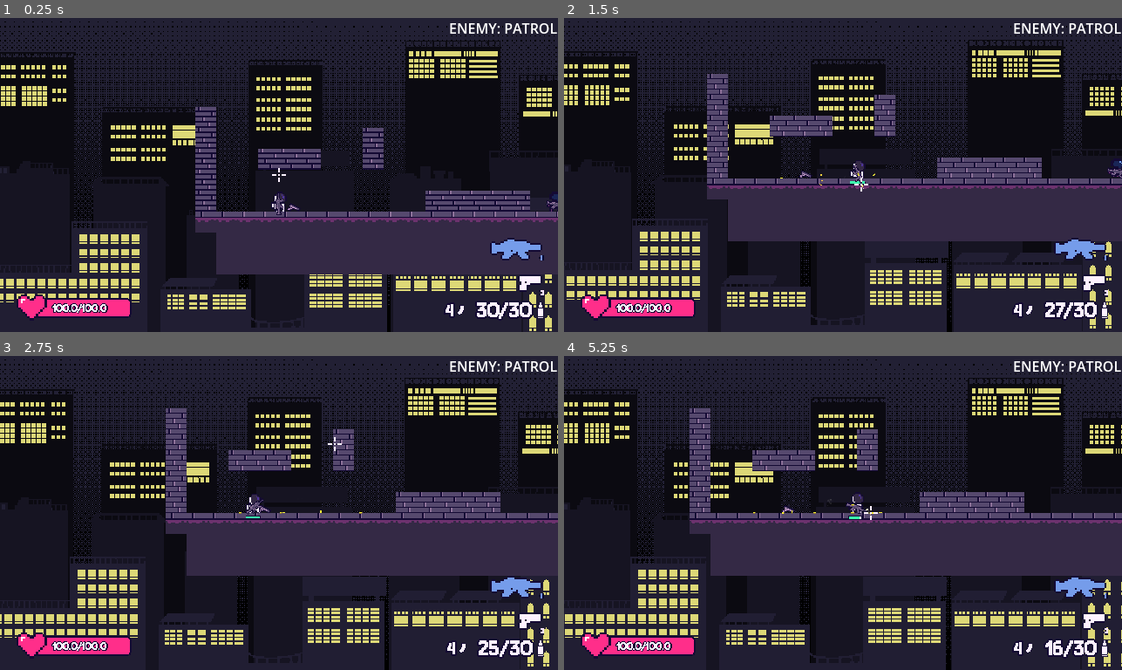
Above: before the commit, frames 1-4 (two rows, left to right).
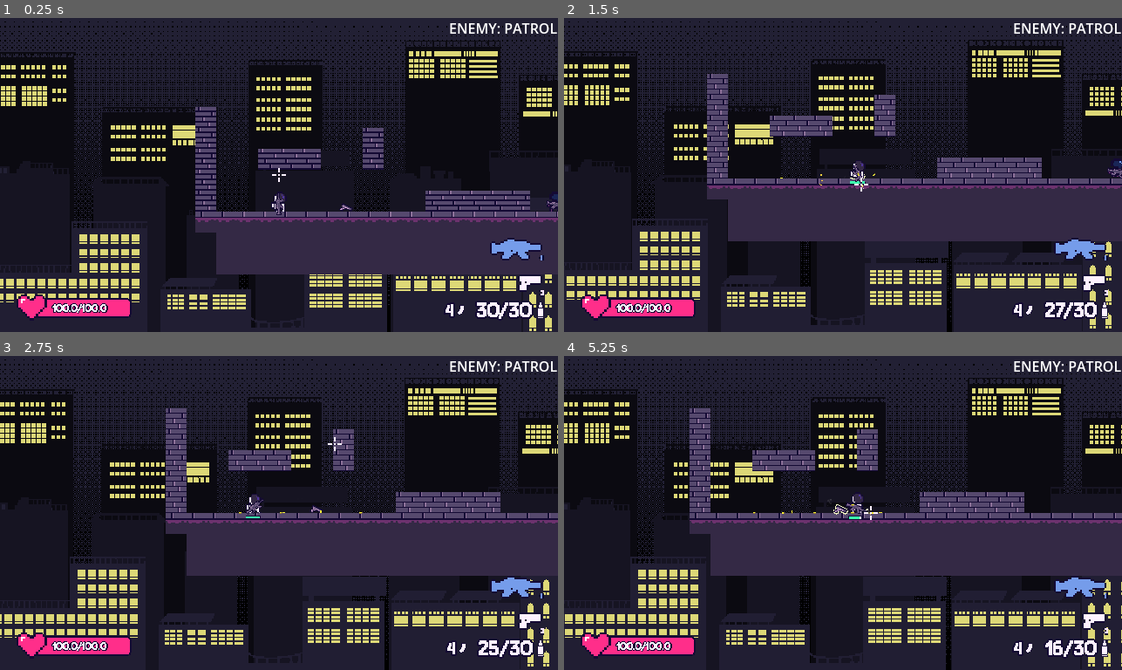
Above: after the commit, the same moments.

Repository: kyteidev/rogueshot
Game: Godot game, scene res://scenes/game_debug.tscn
Two runs of this game, one before a commit and one after it. Both use one fixed random seed, a clock stepped at 60 frames per second and the inputs below.
Inputs (mouse positions are in pixels of both pictures, inside the frame that each line leads up to):
- Up to frame 1 (0.25 s): no input
- Up to frame 2 (1.5 s): tap Enter at 0.5 s; move the mouse to (965, 159) at 0.52 s; hold D (player_right) 0.53-1.25 s; hold Z (player_facing_lock) 0.53-1.25 s; click (965, 159) at 0.67 s; tap W (player_jump) at 0.77 s; drag from (731, 190) to (1121, 171) at 1.27 s
- Up to frame 3 (2.75 s): move the mouse to (334, 443) at 2.02 s; hold A (player_left) from 2.03 s (still down); hold Shift (player_sprint) from 2.03 s (still down)
- Up to frame 4 (5.25 s): release A (player_left) at 2.75 s; release Shift (player_sprint) at 2.75 s; drag from (815, 575) to (675, 465) at 2.77 s; move the mouse to (1010, 560) at 3.52 s; hold D (player_right) 3.53-4.25 s; tap 1 (weapon_primary) at 3.6 s; tap W (player_jump) at 3.77 s; drag from (675, 465) to (759, 434) at 4.27 s; move the mouse to (870, 513) at 5.02 s; hold D (player_right) from 5.03 s (still down); hold Z (player_facing_lock) from 5.03 s (still down); click (870, 513) at 5.17 s

The runs differ from the first frame. In frame 1, less than 0.1% of the frame differs, in the area x 51-63%, y 59-62%; in frame 2, less than 0.1%; in frame 3, less than 0.1%; in frame 4, less than 0.1%, in the area x 39-51%, y 47-51%.

Commit message:
show outline when player is near item

Diff:
--- a/project.godot
+++ b/project.godot
@@ -38,7 +38,7 @@
 
 [editor_plugins]
 
-enabled=PackedStringArray("res://addons/GDQuest_GDScript_formatter/plugin.cfg", "res://addons/godot_super-wakatime/plugin.cfg", "res://addons/kanban_tasks/plugin.cfg")
+enabled=PackedStringArray("res://addons/GDQuest_GDScript_formatter/plugin.cfg", "res://addons/godot_super-wakatime/plugin.cfg")
 
 [file_customization]
 
@@ -130,6 +130,7 @@
 2d_physics/layer_4="Enemy"
 2d_physics/layer_5="Visual"
 2d_physics/layer_6="World"
+2d_physics/layer_7="Items"
 
 [physics]
 
--- a/scenes/characters/player.tscn
+++ b/scenes/characters/player.tscn
@@ -152,6 +152,9 @@
 radius = 5.0
 height = 14.0
 
+[sub_resource type="CircleShape2D" id="CircleShape2D_atpat"]
+radius = 20.0
+
 [node name="Player" type="CharacterBody2D" unique_id=73622017 groups=["living", "player"]]
 z_index = 1
 collision_layer = 5
@@ -166,6 +169,13 @@
 [node name="FullCollision" type="CollisionShape2D" parent="." unique_id=1475566916]
 position = Vector2(0, -7)
 shape = SubResource("CapsuleShape2D_nxcxh")
+
+[node name="ItemPickupArea" type="Area2D" parent="." unique_id=2114867734]
+collision_mask = 64
+
+[node name="ItemPickupCollision" type="CollisionShape2D" parent="ItemPickupArea" unique_id=1608933929]
+position = Vector2(0, -7)
+shape = SubResource("CircleShape2D_atpat")
 
 [node name="CoyoteTimer" type="Timer" parent="." unique_id=2118204060]
 one_shot = true
@@ -228,4 +238,6 @@
 [node name="StaminaBarFadeTimer" type="Timer" parent="StaminaBarOutline" unique_id=194992971]
 one_shot = true
 
+[connection signal="body_entered" from="ItemPickupArea" to="." method="_on_item_pickup_area_body_entered"]
+[connection signal="body_exited" from="ItemPickupArea" to="." method="_on_item_pickup_area_body_exited"]
 [connection signal="timeout" from="DeathTimer" to="." method="_on_death_timer_timeout"]
--- a/scenes/item.tscn
+++ b/scenes/item.tscn
@@ -1,9 +1,19 @@
 [gd_scene format=3 uid="uid://pxajff0fw7pp"]
 
 [ext_resource type="Script" uid="uid://cdu5ru0y4i8fa" path="res://scripts/item.gd" id="1_4gq7n"]
+[ext_resource type="Shader" uid="uid://cwwhpbudgp8ie" path="res://shaders/outline.gdshader" id="2_s8enn"]
+
+[sub_resource type="ShaderMaterial" id="ShaderMaterial_atpat"]
+shader = ExtResource("2_s8enn")
+shader_parameter/color = Color(0.98039216, 1, 0.7607843, 1)
+shader_parameter/width = 0.0
+shader_parameter/pattern = 0
+shader_parameter/inside = false
+shader_parameter/add_margins = true
+shader_parameter/number_of_images = Vector2(1, 1)
 
 [node name="Item" type="RigidBody2D" unique_id=1037843708]
-collision_layer = 16
+collision_layer = 80
 collision_mask = 32
 angular_damp = 10.0
 script = ExtResource("1_4gq7n")
@@ -11,3 +21,4 @@
 [node name="CollisionPolygon2D" type="CollisionPolygon2D" parent="." unique_id=1366070942]
 
 [node name="Sprite2D" type="Sprite2D" parent="." unique_id=838582193]
+material = SubResource("ShaderMaterial_atpat")
--- a/scripts/characters/player.gd
+++ b/scripts/characters/player.gd
@@ -145,15 +145,6 @@
 
 	# TEMPORARY
 	_spawn.call_deferred()
-
-
-# temporary, only for testing item pickup
-func _spawn() -> void:
-	var item_scene := preload("res://scenes/item.tscn")
-	var inst := item_scene.instantiate()
-	get_tree().current_scene.add_child(inst)
-	inst.global_position = global_position + Vector2(10.0, -10.0)
-	inst.setup(item)
 
 
 func _physics_process(delta: float) -> void:
@@ -342,6 +333,15 @@
 			is_dead = true
 
 
+# temporary, only for testing item pickup
+func _spawn() -> void:
+	var item_scene := preload("res://scenes/item.tscn")
+	var inst := item_scene.instantiate()
+	get_tree().current_scene.add_child(inst)
+	inst.global_position = global_position + Vector2(50.0, -10.0)
+	inst.setup(item)
+
+
 func _start_stamina_flash() -> void:
 	if stamina_tween:
 		stamina_tween.kill()
@@ -428,3 +428,13 @@
 			displayed_stamina_loss = sm.stamina
 
 	stamina_loss_bar.value = displayed_stamina_loss
+
+
+func _on_item_pickup_area_body_entered(body: Node2D) -> void:
+	if body.has_method("show_outline"):
+		body.show_outline()
+
+
+func _on_item_pickup_area_body_exited(body: Node2D) -> void:
+	if body.has_method("hide_outline"):
+		body.hide_outline()
--- a/scripts/item.gd
+++ b/scripts/item.gd
@@ -1,13 +1,14 @@
 extends RigidBody2D
 
 const COLLISION_SIMPLIFICATION = 1.0
+const SCALE = 0.75
 
-const SCALE = 0.75
+const OUTLINE_WIDTH = 1.0
+
+var data: ItemData
 
 @onready var sprite: Sprite2D = $Sprite2D
 @onready var collision: CollisionPolygon2D = $CollisionPolygon2D
-
-var data: ItemData
 
 
 func setup(item_data: ItemData) -> void:
@@ -36,3 +37,11 @@
 	for index in hull.size():
 		hull[index] = (hull[index] - offset) * SCALE
 	collision.polygon = hull
+
+
+func show_outline() -> void:
+	sprite.material.set("shader_parameter/width", OUTLINE_WIDTH)
+
+
+func hide_outline() -> void:
+	sprite.material.set("shader_parameter/width", 0.0)
--- /dev/null
+++ b/shaders/outline.gdshader
@@ -0,0 +1,73 @@
+shader_type canvas_item;
+
+uniform vec4 color : source_color = vec4(1.0);
+uniform float width : hint_range(0, 10) = 1.0;
+uniform int pattern : hint_range(0, 2) = 0; // diamond, circle, square
+uniform bool inside = false;
+uniform bool add_margins = true; // only useful when inside is false
+uniform vec2 number_of_images = vec2(1.0); // number of horizontal and vertical images in the sprite sheet
+
+varying flat vec4 modulate;
+
+void vertex() {
+	modulate = COLOR;
+
+	if (add_margins) {
+		if ((UV.x <= 0.0 || UV.x >= 1.0) && (UV.y <= 0.0 || UV.y >= 1.0)) {
+			VERTEX += (UV * 2.0 - 1.0) * width;
+		} else {
+			VERTEX += sign(VERTEX) * width; // replace sign(VERTEX) by (sign(VERTEX) * 2.0 - 1.0) if your AnimatedSprite2D isn't Centered
+		}
+	}
+}
+
+bool hasContraryNeighbour(vec2 uv, vec2 texture_pixel_size, vec2 image_top_left, vec2 image_bottom_right, sampler2D texture) {
+	for (float i = -ceil(width); i <= ceil(width); i++) {
+		float x = abs(i) > width ? width * sign(i) : i;
+		float offset;
+
+		if (pattern == 0) {
+			offset = width - abs(x);
+		} else if (pattern == 1) {
+			offset = floor(sqrt(pow(width + 0.5, 2) - x * x));
+		} else if (pattern == 2) {
+			offset = width;
+		}
+
+		for (float j = -ceil(offset); j <= ceil(offset); j++) {
+			float y = abs(j) > offset ? offset * sign(j) : j;
+			vec2 xy = uv + texture_pixel_size * vec2(x, y);
+
+			if ((xy != clamp(xy, image_top_left, image_bottom_right) || texture(texture, xy).a <= 0.0) == inside) {
+				return true;
+			}
+		}
+	}
+
+	return false;
+}
+
+void fragment() {
+	vec2 uv = UV;
+	vec2 image_top_left = floor(uv * number_of_images) / number_of_images;
+	vec2 image_bottom_right = image_top_left + vec2(1.0) / number_of_images;
+
+	if (add_margins) {
+		vec2 texture_pixel_size = vec2(1.0) / (vec2(1.0) / TEXTURE_PIXEL_SIZE + vec2(width * 2.0) * number_of_images);
+
+		uv = (uv - texture_pixel_size * width - image_top_left) * TEXTURE_PIXEL_SIZE / texture_pixel_size + image_top_left;
+
+		if (uv != clamp(uv, image_top_left, image_bottom_right)) {
+			COLOR.a = 0.0;
+		} else {
+			COLOR = texture(TEXTURE, uv) * modulate;
+		}
+	} else {
+		COLOR = texture(TEXTURE, uv) * modulate;
+	}
+
+	if ((COLOR.a > 0.0) == inside && hasContraryNeighbour(uv, TEXTURE_PIXEL_SIZE, image_top_left, image_bottom_right, TEXTURE)) {
+		COLOR.rgb = inside ? mix(COLOR.rgb, color.rgb * modulate.rgb, color.a * modulate.a) : color.rgb * modulate.rgb;
+		COLOR.a += (1.0 - COLOR.a) * color.a * modulate.a;
+	}
+}
Not shown, added: shaders/outline.gdshader.uid
